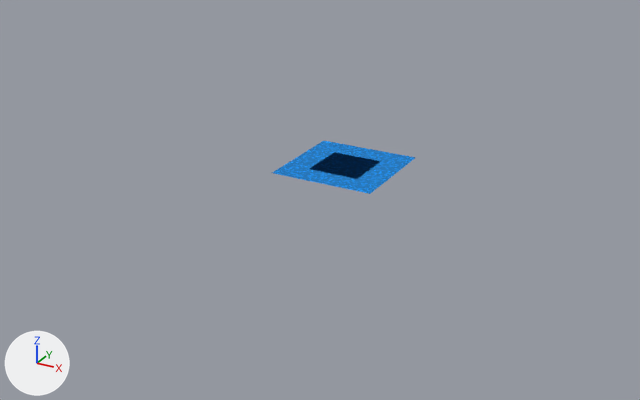
Before and after pictures for a commit that changed the Blender file Environment/BlenderFiles/Water.blend.
Before and after are seen from a 50 mm camera at (14.1, -27.6, 12.1) aimed at (-0.6, -0.9, -1.2). Arrows for +X, +Y and +Z are at lower left; the lights stay in place.

Names of what the first picture shows: 'SM_Water_Plane_4x4'.
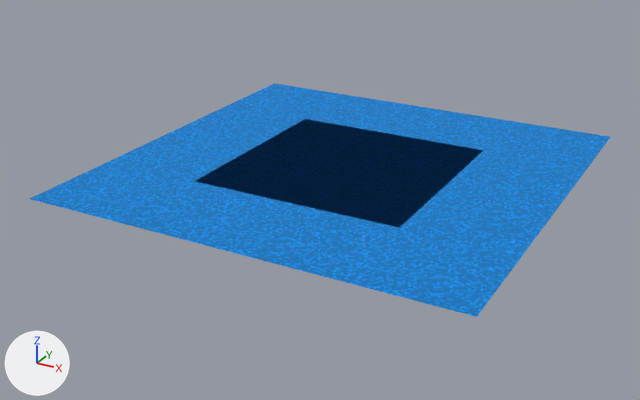
What the commit changed:
Mesh me_plane_012 is new.
It has 4 vertices, 1 face and spans x -8.0..8.0, y -8.0..8.0, z 0.0.
It uses material mat_mi_water (picture img_t_water_64x64).
Mesh me_plane_011 is new.
It has 4 vertices, 1 face and spans x -4.0..4.0, y -4.0..4.0, z 0.0.
It uses material mat_mi_water (picture img_t_water_64x64).
Object 'SM_Water_Plane_16x16' (ob_sm_water_plane_16x16) is new; it shows me_plane_012.
Its location is (0.0, 0.0, 0.0).
Object 'SM_Water_Plane_8x8' (ob_sm_water_plane_8x8) is new; it shows me_plane_011.
Its location is (0.0, 0.0, 0.0).

Boxes (x1, y1, x2, y2) around the edits, measured in the pictures (640 x 400 px):
'SM_Water_Plane_16x16', added (blue)
    after: (30, 83, 610, 317)
'SM_Water_Plane_8x8', added (blue)
    after: (196, 120, 478, 228)
'SM_Water_Plane_4x4', unchanged, covered by the edit
    before: (272, 141, 415, 194)
    after: (284, 145, 409, 194)
